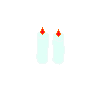
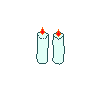
Layer changes from the first (100, 100) image to the second:
painted on "Background" over (36, 32, 65, 65)
